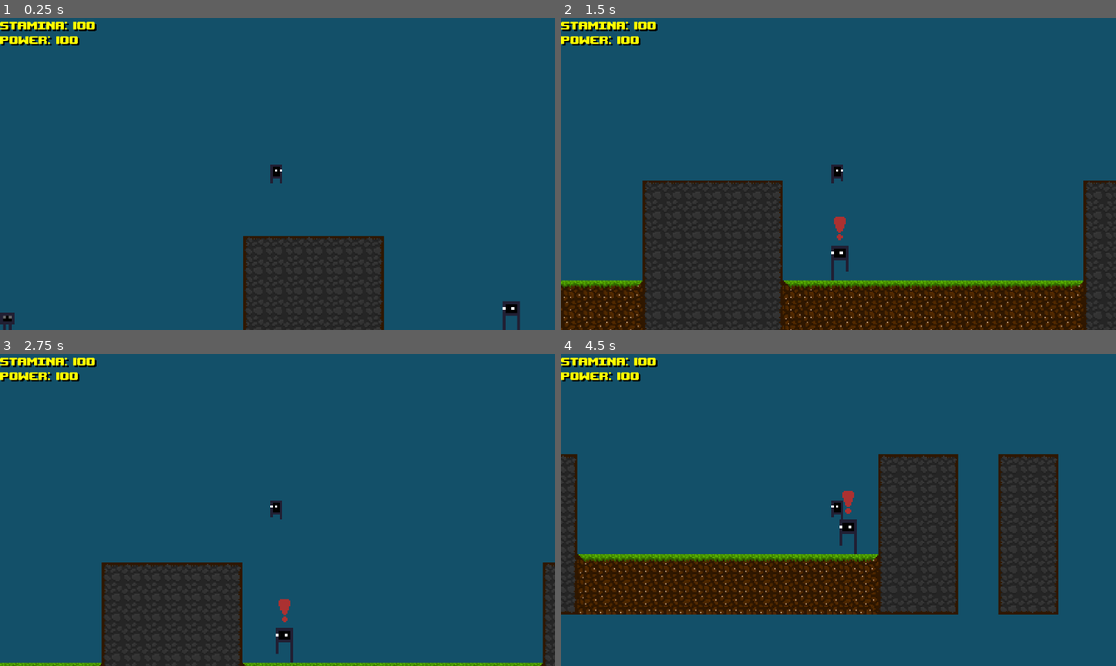
Above: before the commit, frames 1-4 (two rows, left to right).
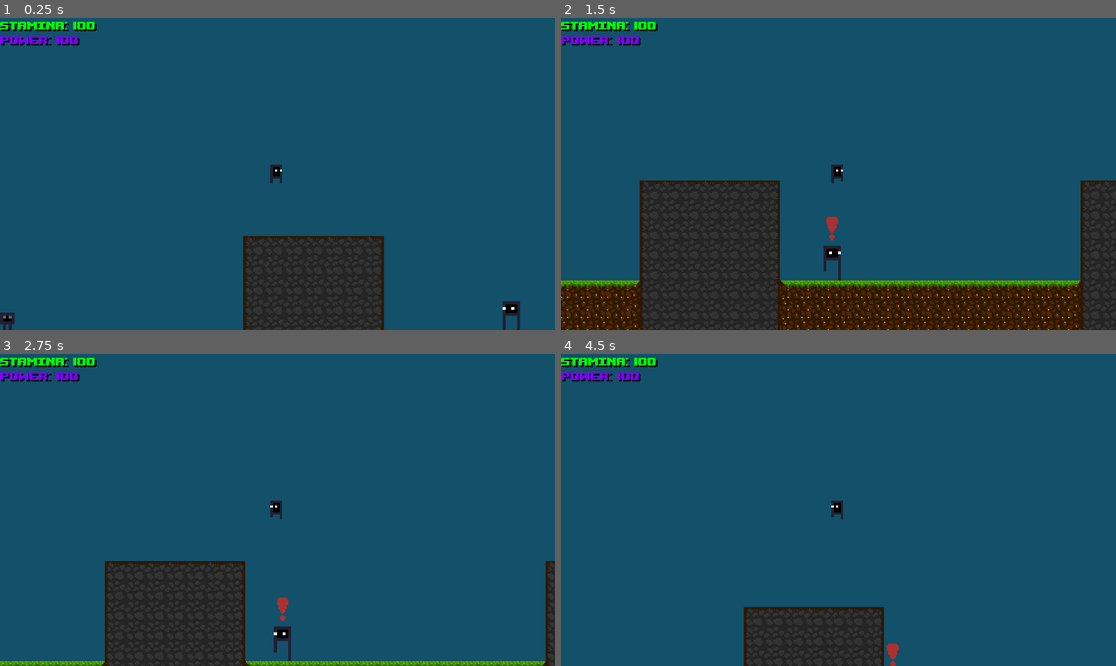
Above: after the commit, the same moments.

Repository: NicolasLFerreira/Cytoplasmic-Warrior
Game: Godot game, scene res://maps/TutorialMap.tscn
Two runs of this game, one before a commit and one after it. Both use one fixed random seed, a clock stepped at 60 frames per second and the inputs below.
Inputs:
- Up to frame 1 (0.25 s): no input
- Up to frame 2 (1.5 s): hold D (walk_right) from 0.53 s (still down); tap G (G) at 0.6, 1.35 s; tap K (air_jump) at 0.77 s
- Up to frame 3 (2.75 s): tap K (air_jump) at 1.52 s; release D (walk_right) at 2.03 s; hold A (walk_left) from 2.03 s (still down); tap L (convert) at 2.1 s; tap G (G) at 2.3 s
- Up to frame 4 (4.5 s): release A (walk_left) at 2.78 s; hold D (walk_right) 2.78-4.28 s; tap J (dash) at 2.85 s; tap K (air_jump) at 3.02, 3.77 s; tap G (G) at 3.05, 3.8 s; tap N (dodge) at 3.6 s; hold A (walk_left) from 4.28 s (still down); tap H (shoot) at 4.35 s

The runs differ from the first frame. In frame 1, 0.6% of the frame differs, in the area x 0-18%, y 1-9%; in frame 2, 7.7%; in frame 3, 2.8%; in frame 4, 30%, in the area x 0-90%, y 1-100%.

Commit message:
Changed status label color

Diff:
--- /dev/null
+++ b/player/DeathArea.gd
@@ -0,0 +1,9 @@
+extends Area2D
+
+func _on_deadlyobject_entered(body):
+
+	if (body.get_name() == "DeadlyObjectsTileSet"):
+		get_tree().reload_current_scene();
+
+	if (body.get_name() == "Base"):
+		print("atingiu inimigo")
--- a/player/GUI.gd
+++ b/player/GUI.gd
@@ -2,4 +2,5 @@
 
 func _process(delta):
 
-	$Stats.text = "Stamina: " + str(get_parent().stamina) + "\nPower: " + str(get_parent().power);
+	$Stamina.text = "Stamina: " + str(get_parent().stamina)
+	$Power.text = "Power: " + str(get_parent().power);
--- a/player/PlayerBodyPhysics.gd
+++ b/player/PlayerBodyPhysics.gd
@@ -2,7 +2,7 @@
 
 # Physics constants
 
-const gravity = 10;
+const gravity = 5;
 var vector = Vector2(0, 1);
 
 export var die = true;
@@ -60,14 +60,23 @@
 		# Unlimited stuff
 
 		power = power_cap;
-
 		stamina = stamina_cap;
 
-		# 0 gravity
+		# Immortality
+
+		die = false;
+	else:
+		die = true;
 
 
 func _physics_process(_delta):
 
+	# Physics dependent functions
+
+	movement();
+	skill();
+	stamina();
+
 	# Movement and ground definition
 
 	vector = move_and_slide(vector, Vector2(0, -1));
@@ -79,15 +88,16 @@
 		# Gravity
 
 		if (!god_mode):
+			vector.y += gravity;
 			vector.y += gravity;
 		else:
 			vector.y = 0;
 
 		# Inertia
 
-		vector.x = lerp(vector.x, 0, 0.03)
-	else:
-		vector.x = lerp(vector.x, 0, 0.3)
+		vector.x = lerp(vector.x, 0, 0.03);
+	else:
+		vector.x = lerp(vector.x, 0, 0.3);
 
 	# Walking animation
 
@@ -95,12 +105,6 @@
 		$PlayerSprite.play("idle");
 	else:
 		$PlayerSprite.play("moving");
-
-	# Physics dependent functions
-
-	movement();
-	skill();
-	stamina();
 
 
 # Shortner
--- a/player/PlayerBodyPhysics.tscn
+++ b/player/PlayerBodyPhysics.tscn
@@ -1,8 +1,9 @@
-[gd_scene load_steps=9 format=2]
+[gd_scene load_steps=11 format=2]
 
 [ext_resource path="res://textures/player/main_character_4.png" type="Texture" id=1]
 [ext_resource path="res://player/PlayerBodyPhysics.gd" type="Script" id=2]
 [ext_resource path="res://textures/player/main_character_1.png" type="Texture" id=3]
+[ext_resource path="res://player/DeathArea.gd" type="Script" id=4]
 [ext_resource path="res://textures/player/main_character_2.png" type="Texture" id=5]
 [ext_resource path="res://ui/labels/SmallLabel.tscn" type="PackedScene" id=6]
 [ext_resource path="res://player/GUI.gd" type="Script" id=7]
@@ -22,6 +23,8 @@
 
 [sub_resource type="RectangleShape2D" id=2]
 
+[sub_resource type="RectangleShape2D" id=3]
+
 [node name="PlayerBodyPhysics" type="KinematicBody2D"]
 script = ExtResource( 2 )
 __meta__ = {
@@ -29,18 +32,25 @@
 }
 
 [node name="GUI" type="Control" parent="."]
-margin_left = -288.0
-margin_top = -162.0
-margin_right = 288.0
-margin_bottom = 162.0
+margin_left = -287.87
+margin_top = -161.87
+margin_right = 288.13
+margin_bottom = 162.13
 script = ExtResource( 7 )
 __meta__ = {
 "_edit_use_anchors_": false
 }
 
-[node name="Stats" parent="GUI" instance=ExtResource( 6 )]
+[node name="Stamina" parent="GUI" instance=ExtResource( 6 )]
+custom_colors/font_color = Color( 0, 1, 0, 1 )
+text = "stamina: 100"
+
+[node name="Power" parent="GUI" instance=ExtResource( 6 )]
+margin_top = 15.0
 margin_right = 964.0
-margin_bottom = 324.0
+margin_bottom = 339.0
+custom_colors/font_color = Color( 0.498039, 0, 1, 1 )
+text = "power: 100"
 
 [node name="PlayerSprite" type="AnimatedSprite" parent="."]
 position = Vector2( -1.3, 0 )
@@ -51,6 +61,7 @@
 playing = true
 
 [node name="PlayerCollision" type="CollisionShape2D" parent="."]
+visible = false
 scale = Vector2( 0.6, 1 )
 shape = SubResource( 2 )
 
@@ -58,6 +69,13 @@
 current = true
 zoom = Vector2( 0.3, 0.3 )
 smoothing_speed = 6.0
+
+[node name="DeathArea" type="Area2D" parent="."]
+script = ExtResource( 4 )
+
+[node name="DeathCollision" type="CollisionShape2D" parent="DeathArea"]
+scale = Vector2( 0.65, 1.05 )
+shape = SubResource( 3 )
 
 [node name="StaminaCostTimer" type="Timer" parent="."]
 wait_time = 0.2
@@ -71,6 +89,7 @@
 [node name="DodgeTimer" type="Timer" parent="."]
 wait_time = 0.5
 one_shot = true
+[connection signal="body_entered" from="DeathArea" to="DeathArea" method="_on_deadlyobject_entered"]
 [connection signal="timeout" from="StaminaCostTimer" to="." method="_stamina_cost_timer"]
 [connection signal="timeout" from="StaminaRegenTimer" to="." method="_stamina_regen_timer"]
 [connection signal="timeout" from="PowerRegenTimer" to="." method="_power_regen_timer"]
